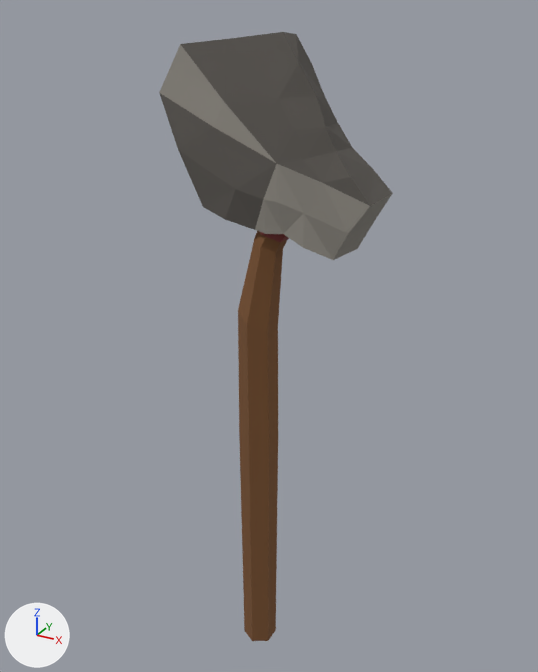
The FBX model Assets/Art/Props/WeaponPack/wpn_axe_01.fbx as it was, and as the next commit left it.
Camera for both pictures: a camera (50 mm lens) standing at (0.622, -1.073, 0.556) and looking at (0.011, 0.038, 0.001). Lighting does not change. The marker at lower left points along +X, +Y and +Z. The older version comes first. Where no turn or scale is listed for an object, it has been applied to the vertices.

Objects in the first picture: 'wpn_axe_01'.
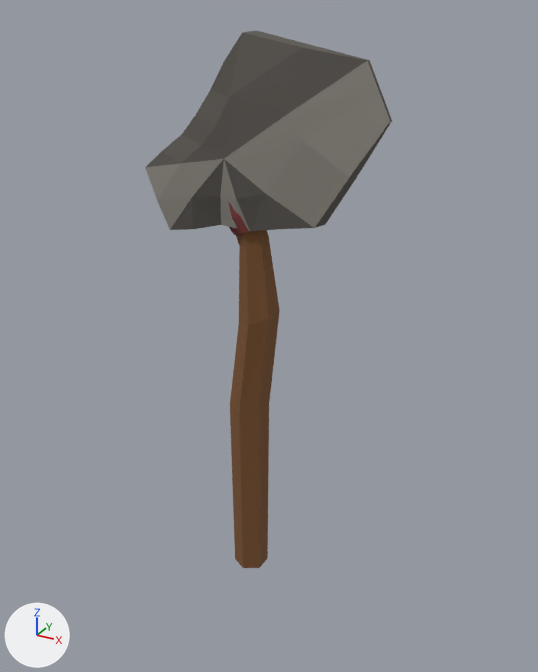
What changed in the scene script:
```text
Change me_wpn_axe_01_009:
    used by ob_wpn_axe_01; location = (0.0, 0.0, 0.0)
    remove me_wpn_axe_01_009.from_pydata(...)  # 128 vertices, 236 faces; spans x -0.187..0.228, y -0.042..0.063, z -0.686..0.524
    add me_wpn_axe_01_009.from_pydata(...)  # 128 vertices, 236 faces; spans x -0.188..0.237, y -0.054..0.05, z -0.497..0.525
    me_wpn_axe_01_009 part 1: the loose piece of 62 vertices spanning x -0.187..0.228, y -0.042..0.063, z 0.189..0.524 is multiplied about its middle by the matrix ((-0.997, 0.001, 0.083), (0.001, -1.0, 0.018), (0.083, 0.018, 0.996)), then moved by (0.004, -0.011, -0.001)
    me_wpn_axe_01_009 part 2: the loose piece of 24 vertices spanning x 0.007..0.099, y -0.033..0.048, z 0.198..0.304 is multiplied about its middle by the matrix ((-0.997, 0.001, 0.083), (0.001, -1.0, 0.018), (0.083, 0.018, 0.996)), then moved by (-0.07, -0.006, 0.002)
    me_wpn_axe_01_009 part 3: 42 of 128 vertices moved; they spanned x -0.022..0.143, y -0.039..0.04, z -0.686..0.398 and now span x -0.096..0.041, y -0.037..0.043, z -0.497..0.403; mean shift (-0.056, -0.003, 0.054); largest move (0.143, 0.025, 0.375) -> (-0.096, -0.015, 0.384)
```

Pixel boxes [x1, y1, x2, y2] of what changed, in the pictures (538 x 672 px; the box of a moved part takes in the faces that stretch with it):
'wpn_axe_01', reshaped (12% shorter): before [159, 32, 393, 641]; after [145, 30, 392, 568]
part 1 of me_wpn_axe_01_009, moved or reshaped: before [159, 32, 393, 260]; after [145, 30, 392, 231]
part 2 of me_wpn_axe_01_009, moved or reshaped: before [260, 232, 289, 243]; after [228, 201, 249, 235]
part 3 of me_wpn_axe_01_009, moved or reshaped: before [238, 231, 288, 641]; after [230, 230, 280, 568]
